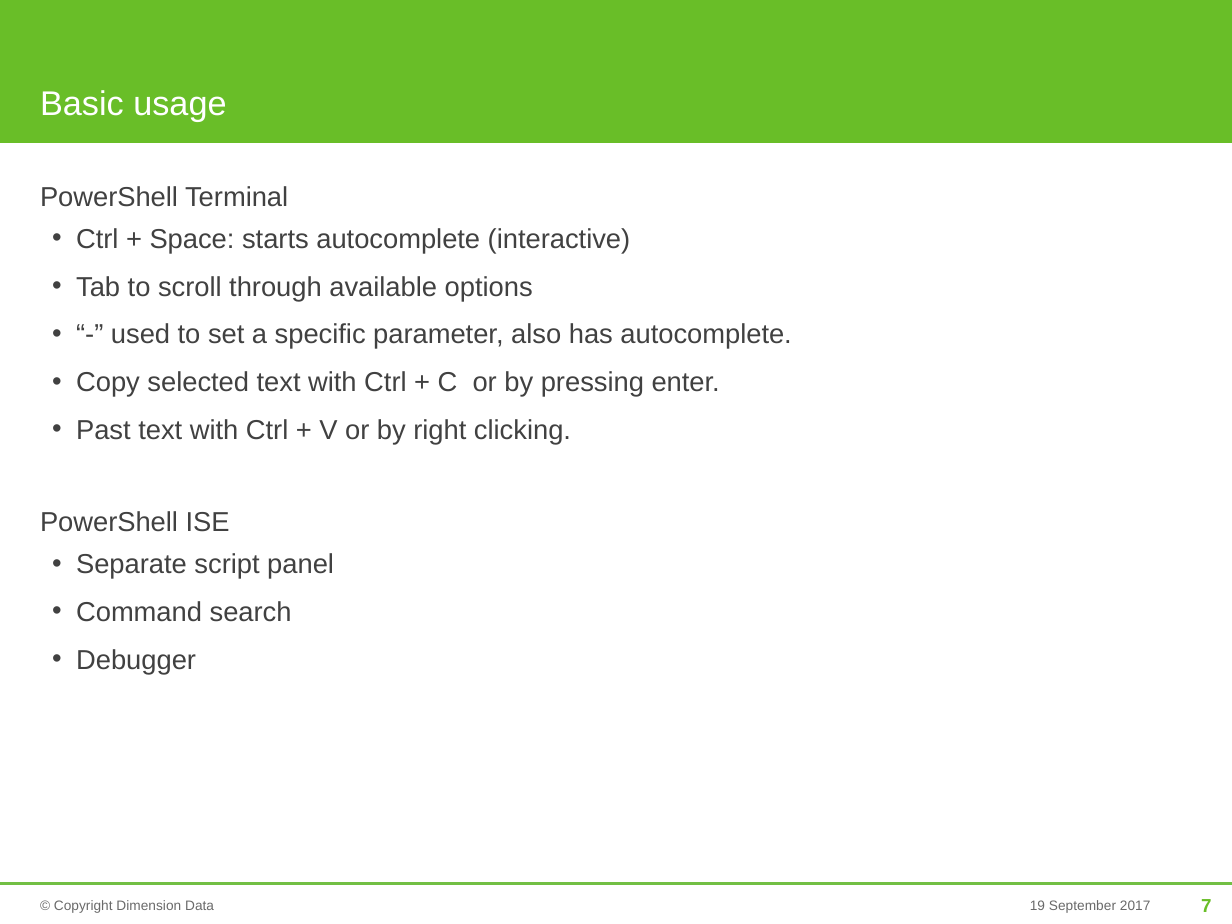
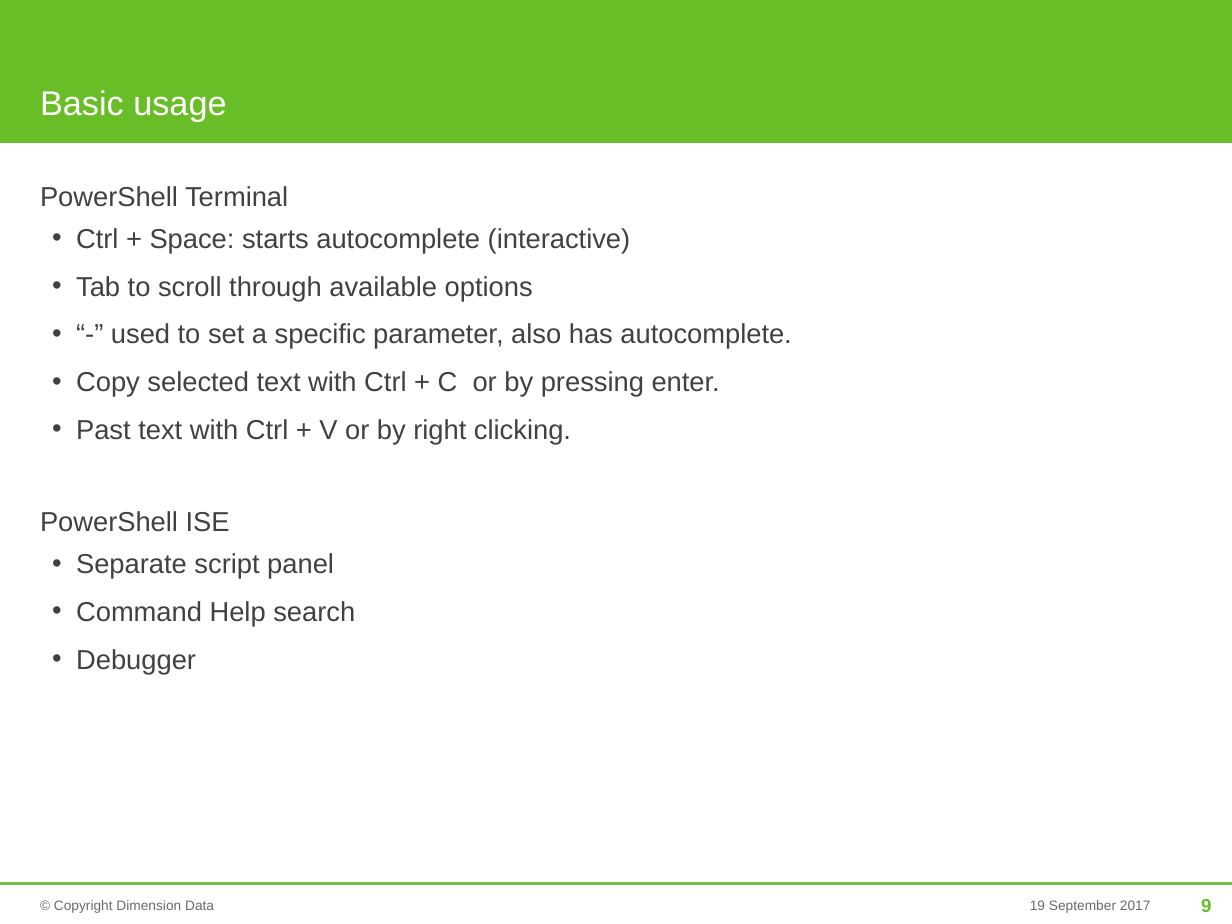
Before and after one commit to mjrio/mjr-tooling-poweshell, a slide deck: slide 9 of BasicPowerShell.pptx (slide 7 before the commit). Drawn at 1232x924 pixels with LibreOffice and Linux fonts; fonts in the diff are those of the drawing; background and template pictures are left out. Boxes give left, top, right and bottom in pixels: in the first picture for what was removed or moved away, otherwise in the second. Text is boxed around its words. In the diff, an @@ line names an element or a change of style, - is before the commit and + after.

```diff
--- a/BasicPowerShell.pptx
+++ b/BasicPowerShell.pptx
@@ text at <box>76,601,355,627</box>: text changed @@
-  • Command search
+  • Command Help search
@@ page number at <box>1201,899,1211,912</box>: text changed @@
-7
+9
```
Also in this commit, not shown: 9 other slides changed, 2 slides added, 1 other file.
